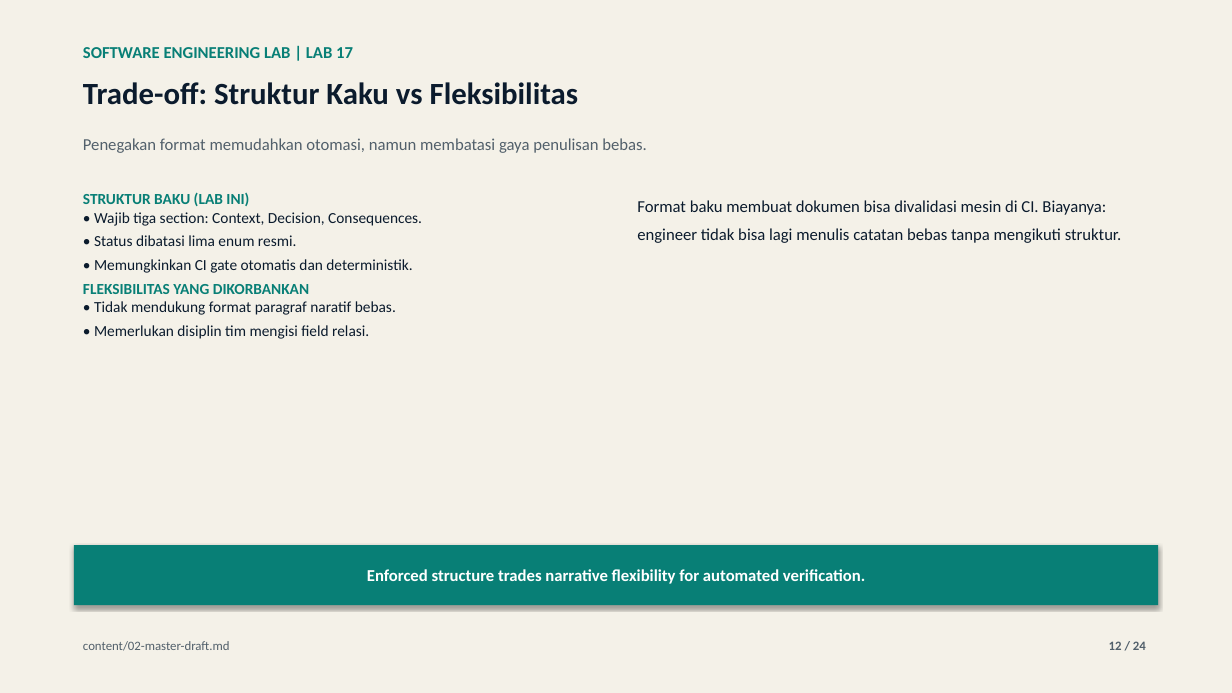
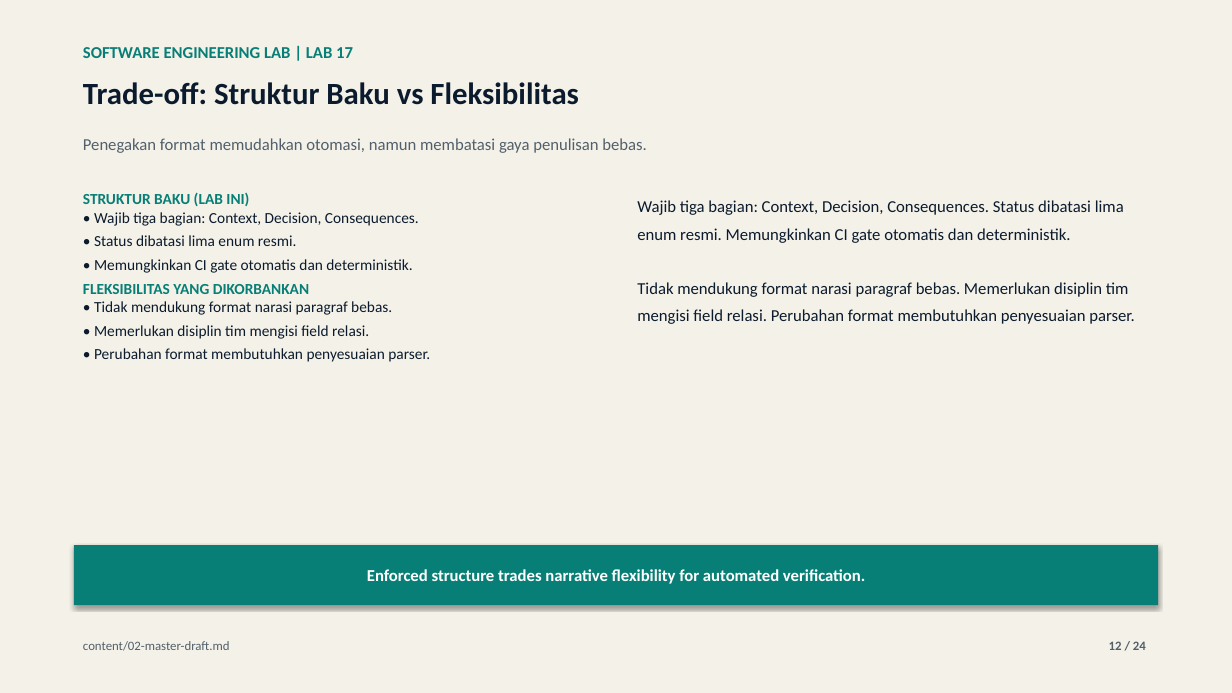
Before and after one commit to lukman-ss/software-engineering-lab, a slide deck: slide 12 of labs/17-architecture-decision-record/result/linkedin/lab-17-architecture-decision-record-carousel.pptx. Drawn at 1232x693 pixels with LibreOffice and Linux fonts; fonts in the diff are those of the drawing. Boxes give left, top, right and bottom in pixels: in the first picture for what was removed or moved away, otherwise in the second. Text is boxed around its words. In the diff, an @@ line names an element or a change of style, - is before the commit and + after.

```diff
--- a/labs/17-architecture-decision-record/result/linkedin/lab-17-architecture-decision-record-carousel.pptx
+++ b/labs/17-architecture-decision-record/result/linkedin/lab-17-architecture-decision-record-carousel.pptx
@@ text at [83,82,578,105]: text changed @@
-Trade-off: Struktur Kaku vs Fleksibilitas
+Trade-off: Struktur Baku vs Fleksibilitas
@@ text at [637,200,1134,324]: text changed @@
-Format baku membuat dokumen bisa divalidasi mesin di CI. Biayanya: engineer tidak bisa lagi menulis catatan bebas tanpa mengikuti struktur.
+Wajib tiga bagian: Context, Decision, Consequences. Status dibatasi lima enum resmi. Memungkinkan CI gate otomatis dan deterministik.
+Tidak mendukung format narasi paragraf bebas. Memerlukan disiplin tim mengisi field relasi. Perubahan format membutuhkan penyesuaian parser.
@@ text at [94,212,419,226]: text changed @@
-• Wajib tiga section: Context, Decision, Consequences.
+• Wajib tiga bagian: Context, Decision, Consequences.
@@ text at [94,301,392,315]: text changed @@
-• Tidak mendukung format paragraf naratif bebas.
+• Tidak mendukung format narasi paragraf bebas.
@@ text at [94,348,430,362]: paragraph added @@
+• Perubahan format membutuhkan penyesuaian parser.
```
Also in this commit, not shown: 16 other slides changed, 4 other files.
